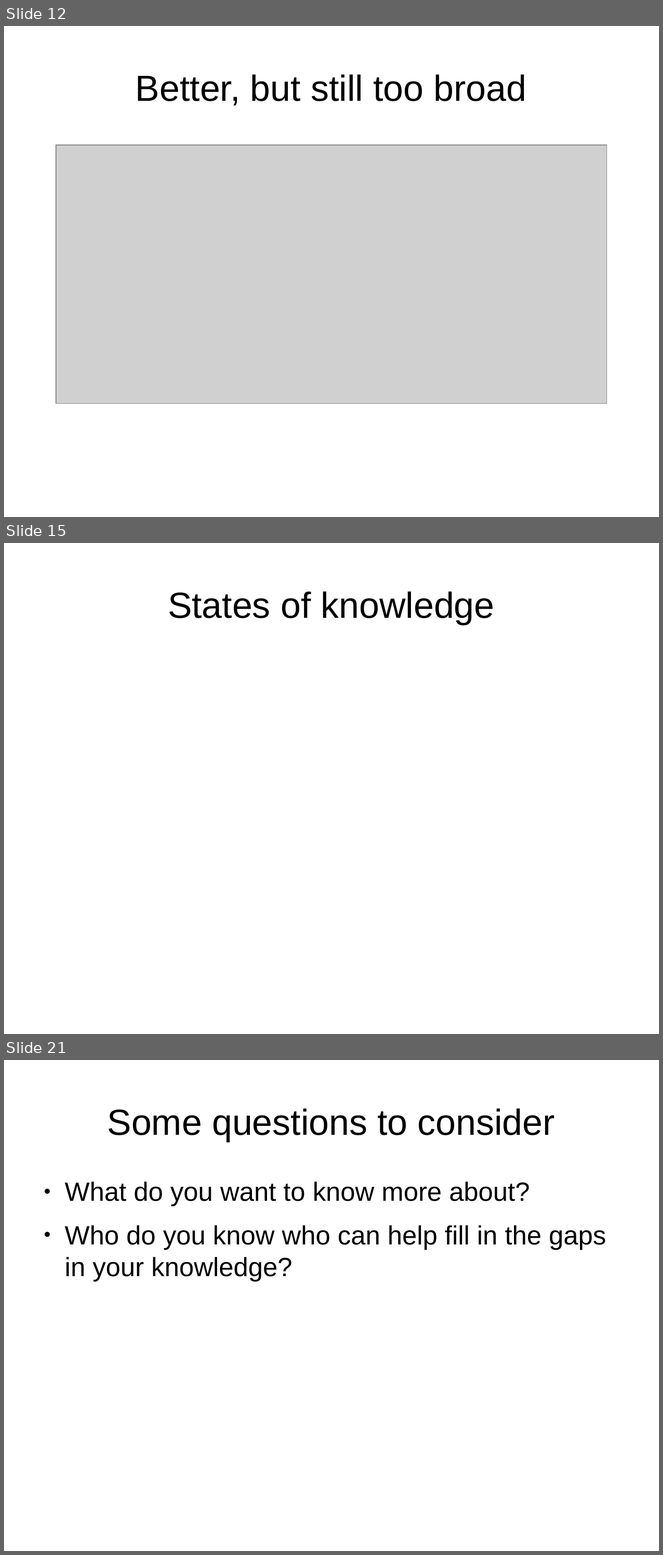
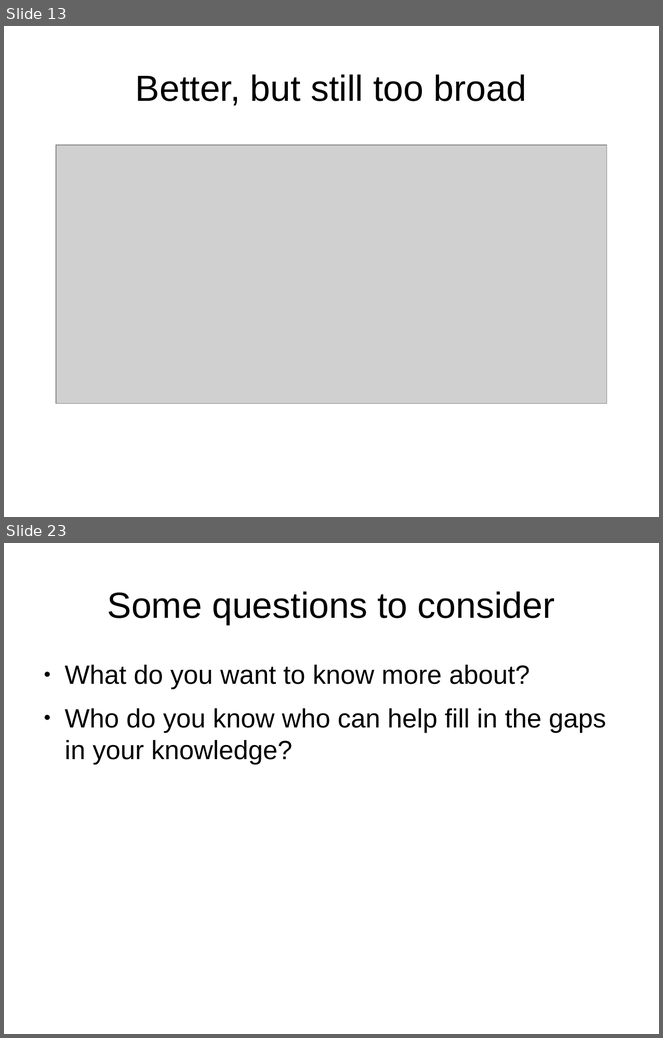
Before and after one commit to shuttle1987/CompCon2016, a slide deck: Slides.odp. Shown one above the other, each under a label of ours: slides 12, 15 and 21 before the commit, slides 13 and 23 after it; the slides between them are not shown. The pictures are 663x1555 and 663x1038 pixels, drawn with LibreOffice and Linux fonts; fonts in the diff are those of the drawing; grey boxes stand for pictures. Boxes give left, top, right and bottom in pixels: in the first picture for what was removed or moved away, otherwise in the second. Text is boxed around its words. In the diff, an @@ line names an element or a change of style, - is before the commit and + after.

```diff
--- a/Slides.odp
+++ b/Slides.odp
@@ slide 15 removed at box(4, 543, 659, 1034), background #FFFFFF @@
@@ title removed at box(168, 591, 495, 625) @@
-States of knowledge
@@ what was slide 12 is now slide 13 @@
@@ what was slide 21 is now slide 23 @@
```
Also in this commit, not shown: 11 slides changed, 5 slides added, 2 other slides removed.
